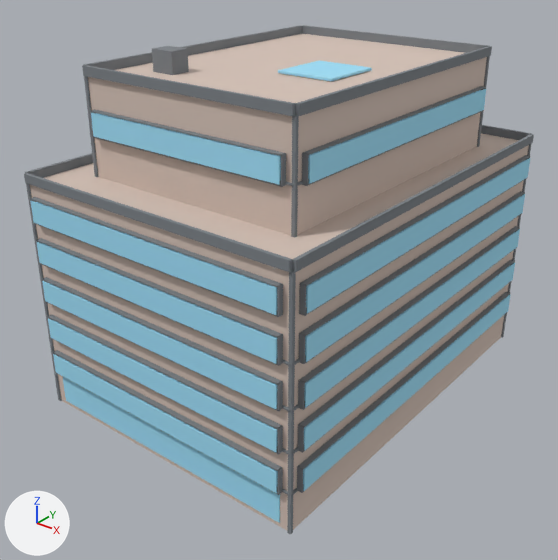
The glTF model public/buildings/lot_3x4.glb, before and after one commit.
Before and after are seen from a camera (50 mm lens) standing at (44.3, -28.4, 34.5) and looking at (11.4, 12.8, 8.9). Every picture has the same lights, and +X, +Y and +Z are marked at lower left. The picture after the commit comes second.

The first picture shows 'lot_3x4'.
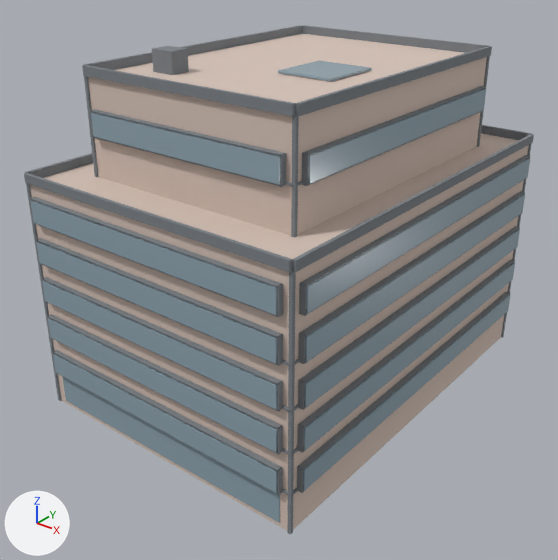
Diff of the bpy script that builds the scene:
```diff
--- a/public/buildings/lot_3x4.glb.py
+++ b/public/buildings/lot_3x4.glb.py
@@ mat_lot_3x4_glass @@
 mat_lot_3x4_glass = principled_material('lot_3x4_glass')
-mat_lot_3x4_glass.base_color = (0.35, 0.75, 0.95)  # cyan #a0e1f9
-mat_lot_3x4_glass.roughness = 0.85
+mat_lot_3x4_glass.base_color = (0.28, 0.38, 0.44)  # greyish blue #90a6b1
+mat_lot_3x4_glass.roughness = 0.18
```

Pixel boxes [x1, y1, x2, y2] of what changed, in the pictures (558 x 560 px):
'lot_3x4', recoloured, surface changed (darker): [28, 58, 530, 525] in both
